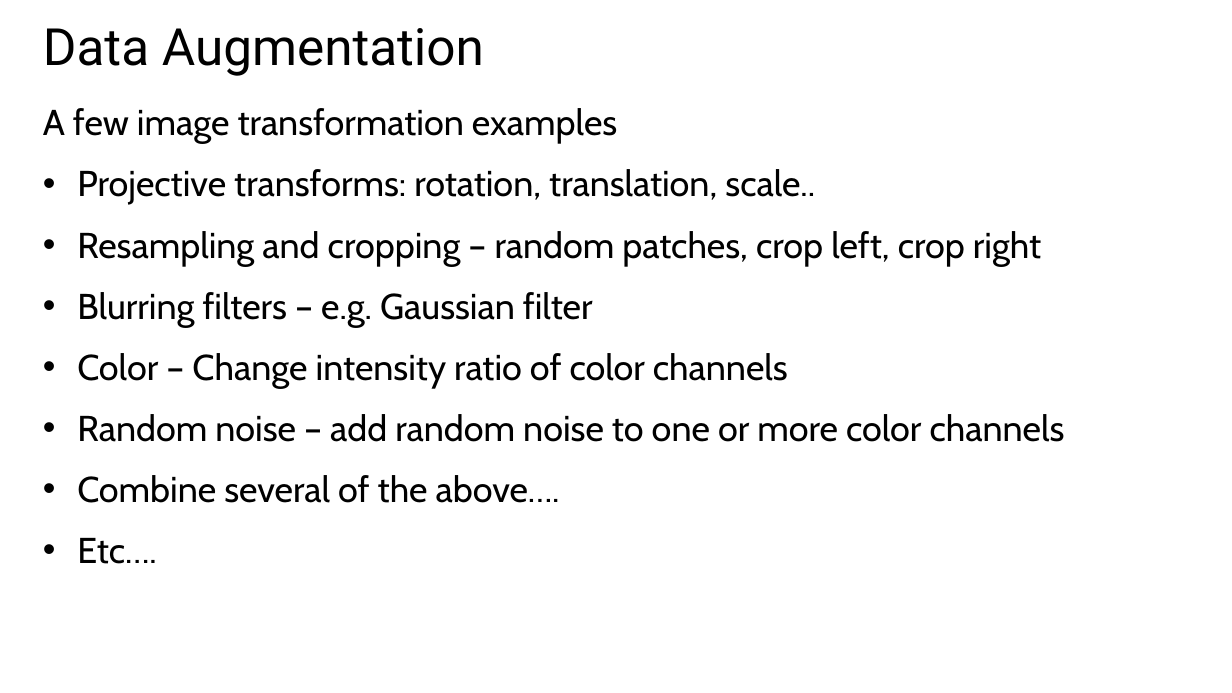
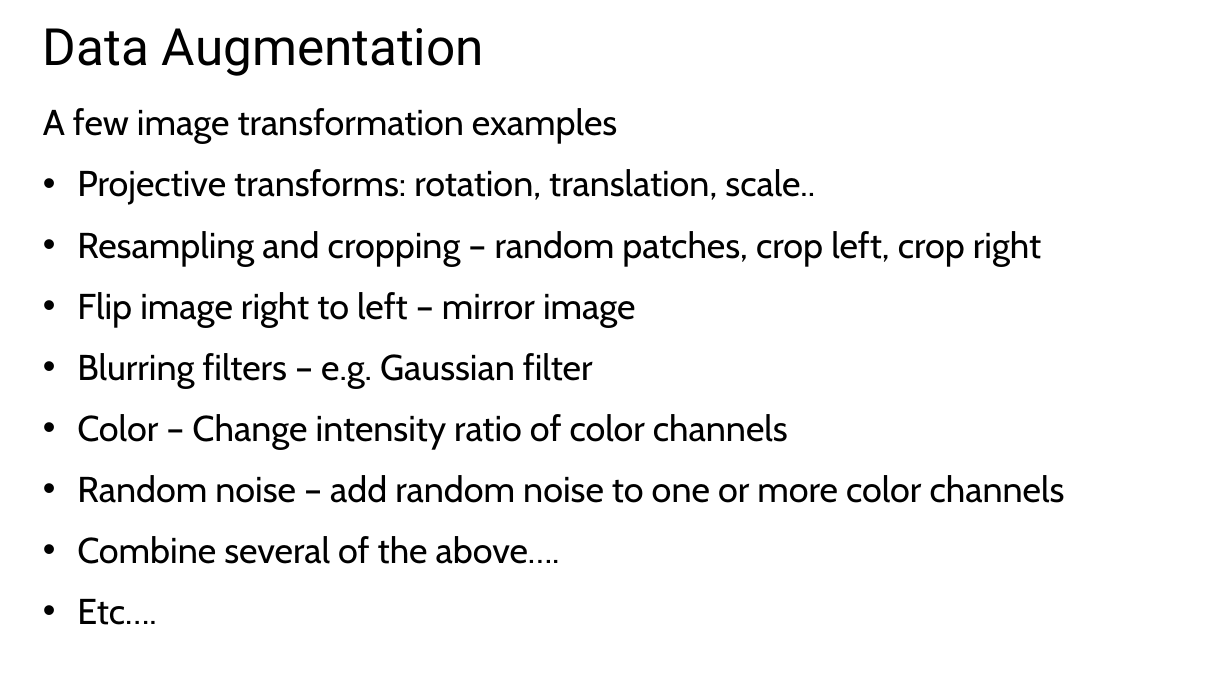
Before and after one commit to StephenElston/MachineLearning530, a slide deck: slide 69 of Lesson2/2_ConvolutionalNNs.pptx. Drawn at 1232x693 pixels with LibreOffice and Linux fonts; fonts in the diff are those of the drawing. Boxes give left, top, right and bottom in pixels: in the first picture for what was removed or moved away, otherwise in the second. Text is boxed around its words. In the diff, an @@ line names an element or a change of style, - is before the commit and + after.

Commit message:
Updates to sides

```diff
--- a/Lesson2/2_ConvolutionalNNs.pptx
+++ b/Lesson2/2_ConvolutionalNNs.pptx
@@ text at (x1=77, y1=292, x2=636, y2=328): paragraph added @@
+• Flip image right to left – mirror image
```
